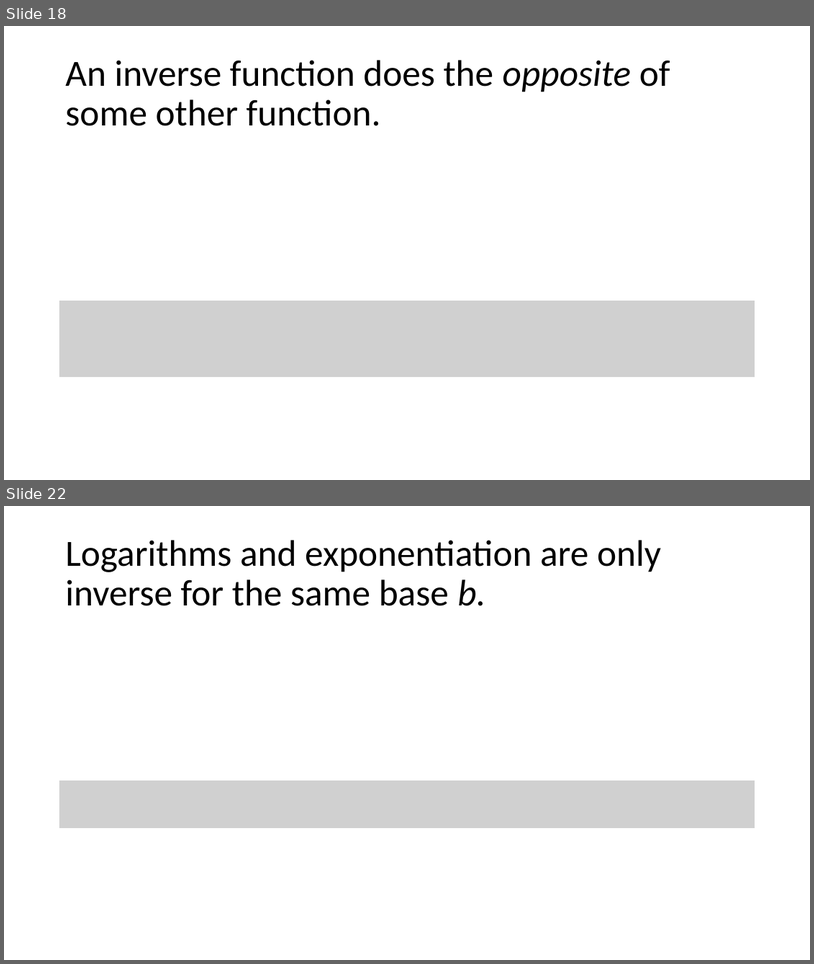
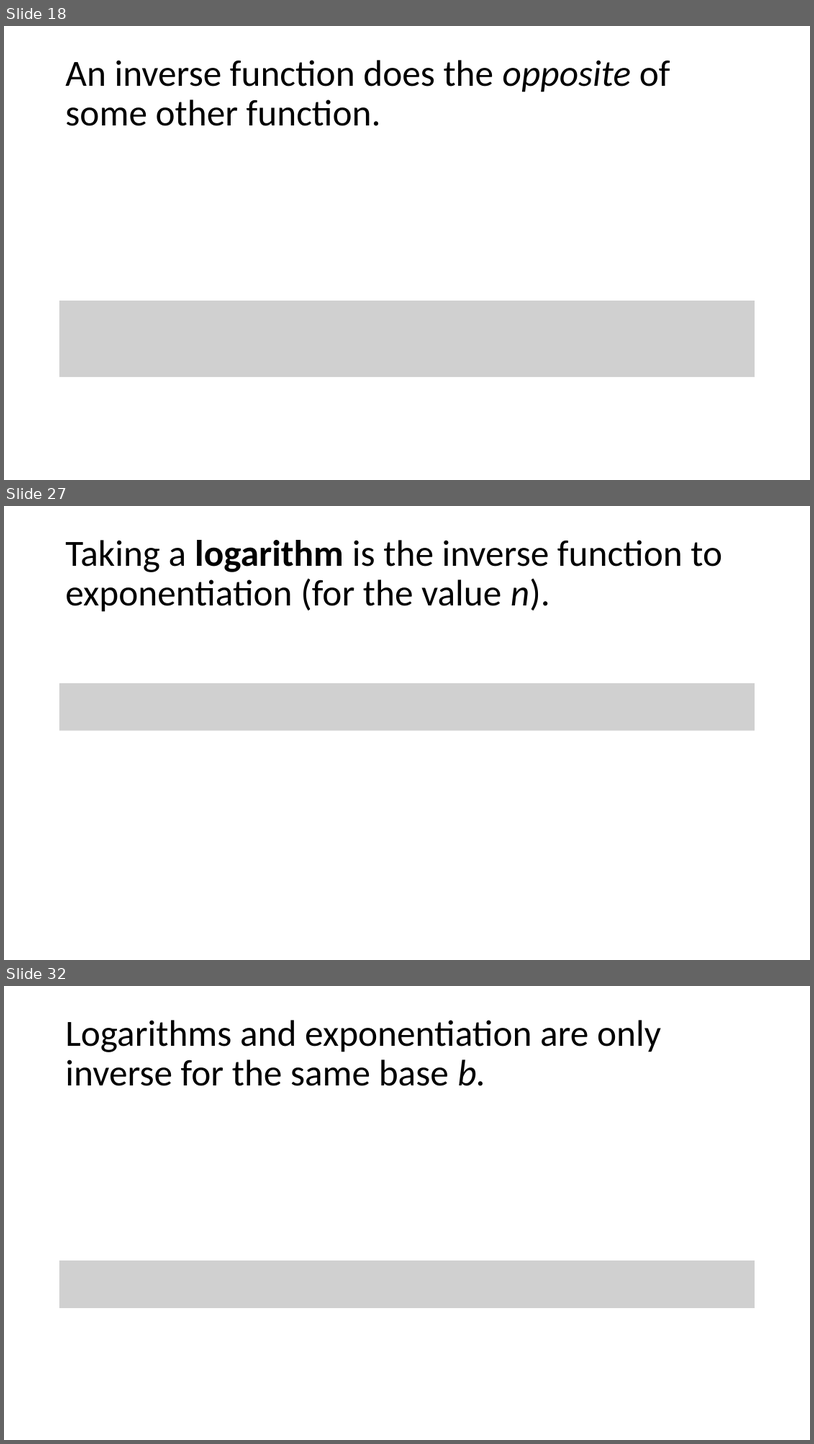
Before and after one commit to bertozzivill/infx572_winter17, a slide deck: module_10/part_2/deck_1.pptx. Shown one above the other, each under a label of ours: slides 18 and 22 before the commit, slides 18, 27 and 32 after it; the slides between them are not shown. The pictures are 814x964 and 814x1444 pixels, drawn with LibreOffice and Linux fonts; fonts in the diff are those of the drawing; grey boxes stand for pictures. Boxes give left, top, right and bottom in pixels: in the first picture for what was removed or moved away, otherwise in the second. Text is boxed around its words. In the diff, an @@ line names an element or a change of style, - is before the commit and + after.

```diff
--- a/module_10/part_2/deck_1.pptx
+++ b/module_10/part_2/deck_1.pptx
@@ slide 27 added at (4,506,810,960), background #FFFFFF @@
@@ title added at (65,540,723,612), 44 pt, text #000000 @@
+Taking a logarithm is the inverse function to exponentiation (for the value n).
@@ picture added at (59,683,756,731) @@
@@ what was slide 22 is now slide 32 @@
```
Also in this commit, not shown: 4 slides changed, 9 other slides added, 3 other files.
